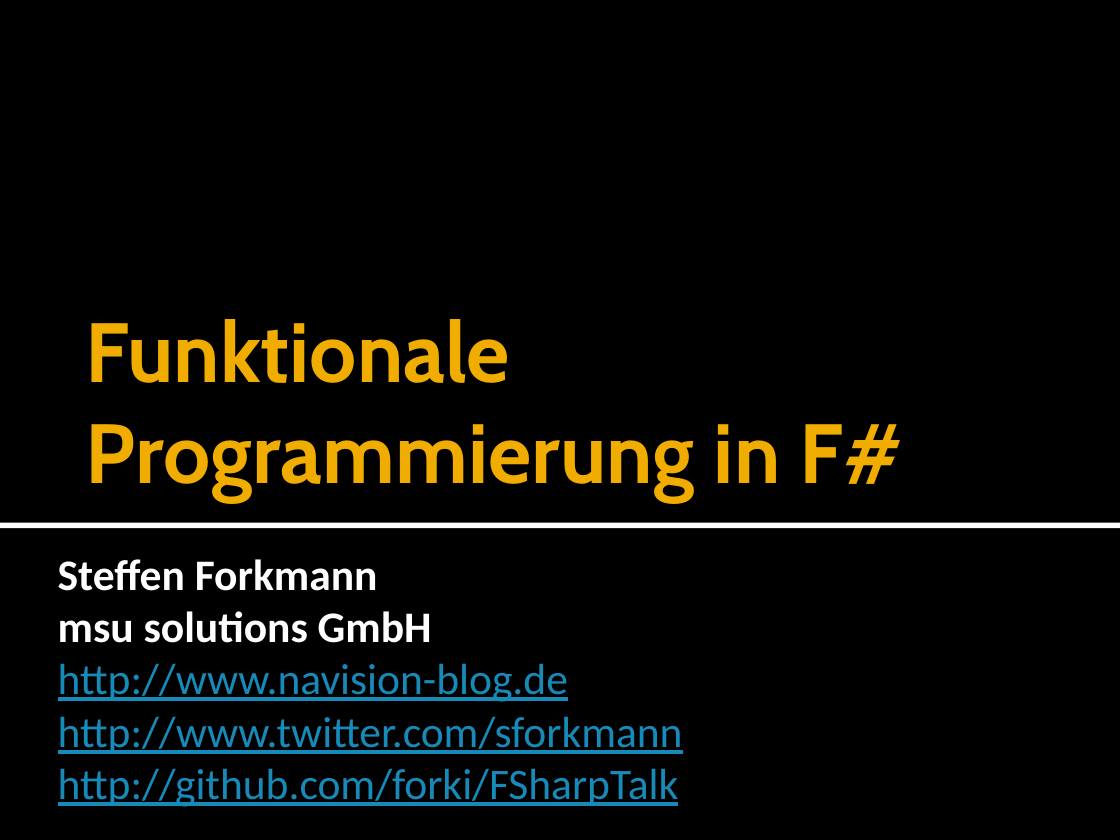
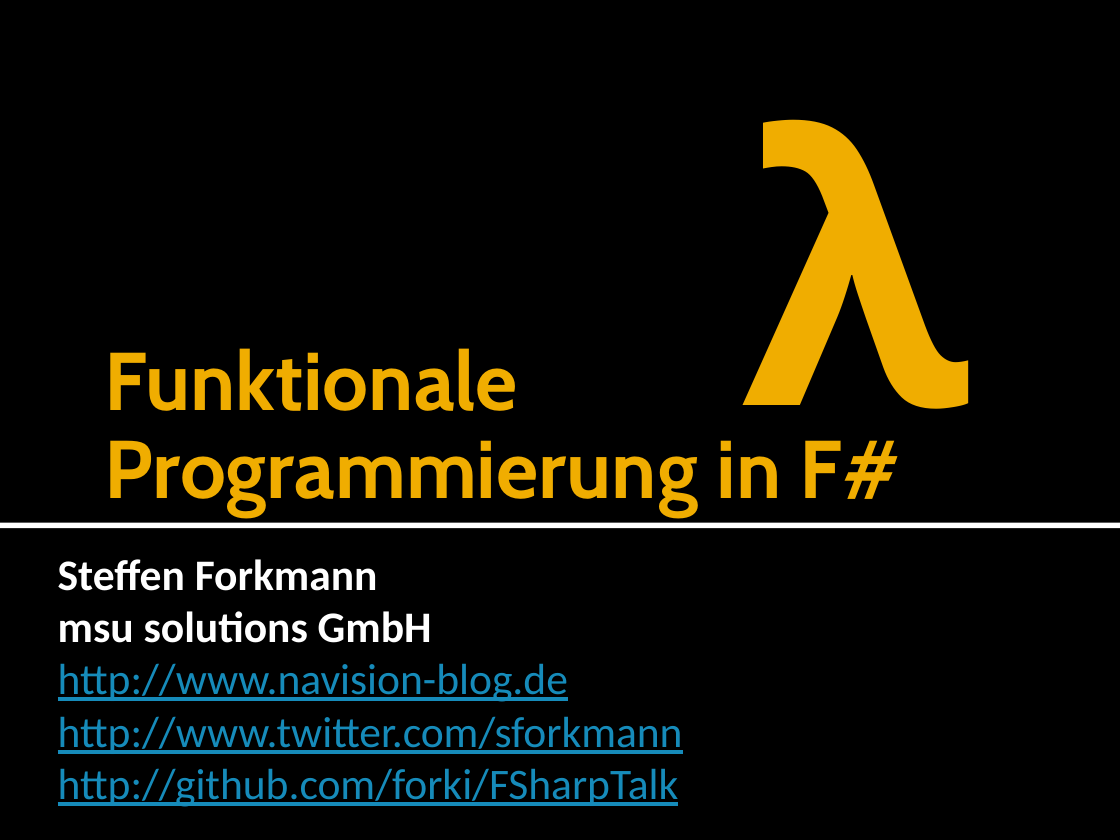
Before and after one commit to forki/FSharpTalk, a slide deck: slide 1 of IntroductionToFSharp.pptx. Drawn at 1120x840 pixels with LibreOffice and Linux fonts; fonts in the diff are those of the drawing. Boxes give left, top, right and bottom in pixels: in the first picture for what was removed or moved away, otherwise in the second. Text is boxed around its words. In the diff, an @@ line names an element or a change of style, - is before the commit and + after.

```diff
--- a/IntroductionToFSharp.pptx
+++ b/IntroductionToFSharp.pptx
@@ title added at bbox=[742, 119, 971, 499], 239.4 pt, text #F0AD00, bold @@
+λ
@@ text "Funktionale Programmierung in F#": place and size @@
-text "Funktionale Programmierung in F#" at bbox=[86, 319, 903, 501]
+text "Funktionale Programmierung in F#" at bbox=[105, 348, 901, 516]
@@ text "Funktionale Programmierung in F#" at bbox=[105, 348, 901, 516]: size 54 to 52.6 pt; line spacing 1 to 0.9 @@
```
Also in this commit, not shown: 6 other slides changed, 2 slides added.
